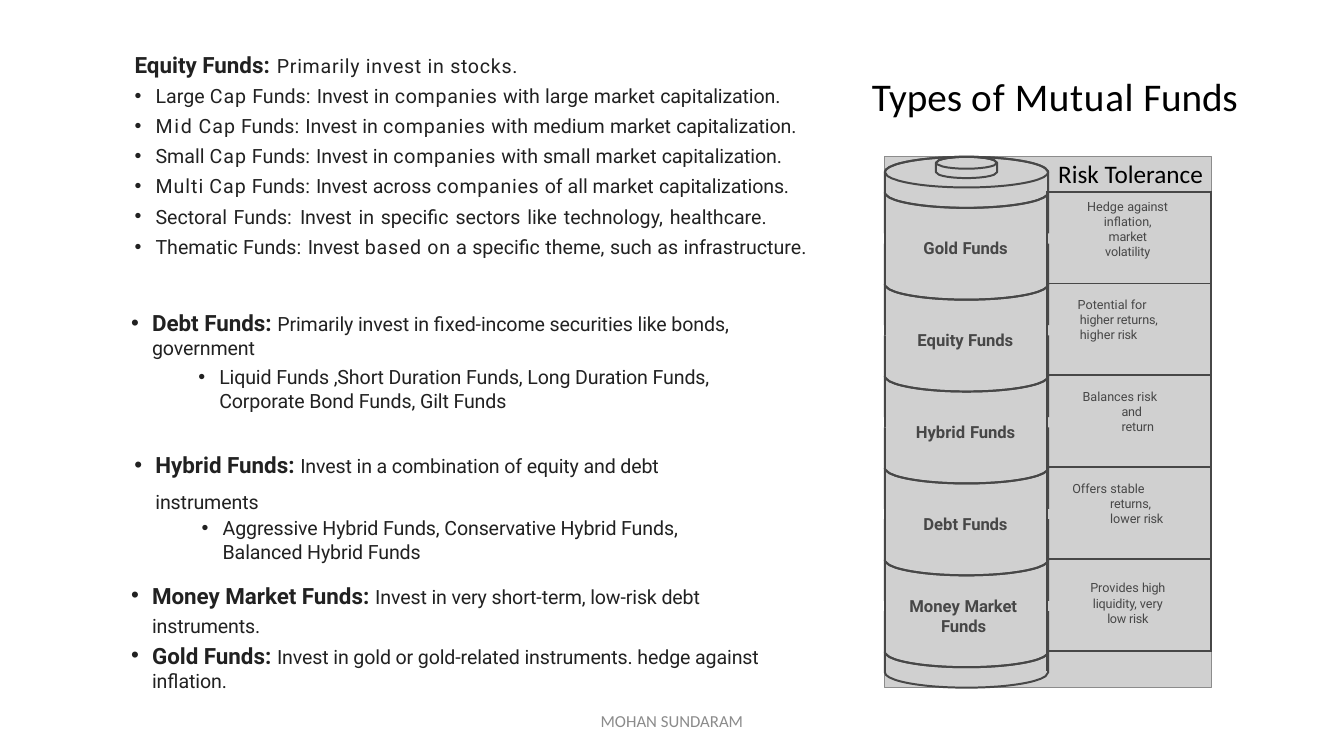
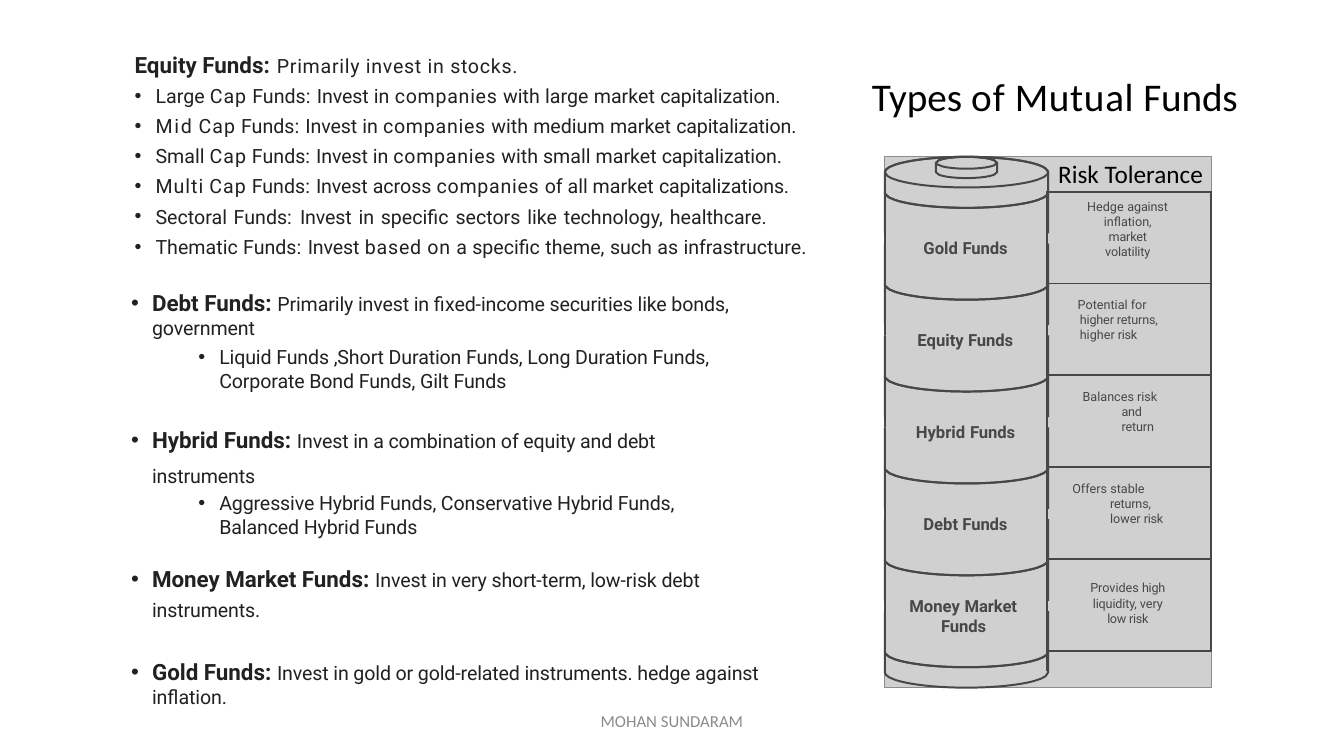
Before and after one commit to mohan4295work/Doc, a slide deck: slide 2 of Mutual Fund.pptx. Drawn at 1344x756 pixels with LibreOffice and Linux fonts; fonts in the diff are those of the drawing; grey boxes stand for pictures. Boxes give left, top, right and bottom in pixels: in the first picture for what was removed or moved away, otherwise in the second. Text is boxed around its words. In the diff, an @@ line names an element or a change of style, - is before the commit and + after.

```diff
--- a/Mutual Fund.pptx
+++ b/Mutual Fund.pptx
@@ text "Debt Funds: Primarily invest in ...": place and size @@
-text "Debt Funds: Primarily invest in ..." at box(152, 314, 728, 412)
+text "Debt Funds: Primarily invest in ..." at box(152, 294, 728, 392)
@@ text "Hybrid Funds: Invest in a ...": place and size @@
-text "Hybrid Funds: Invest in a ..." at box(155, 456, 678, 563)
+text "Hybrid Funds: Invest in a ..." at box(152, 431, 675, 538)
@@ text "Money Market Funds: Invest in ..." rewrapped from box(152, 587, 759, 688) to box(152, 570, 759, 704) @@
```
Also in this commit, not shown: 7 other slides changed, 2 slides added.
